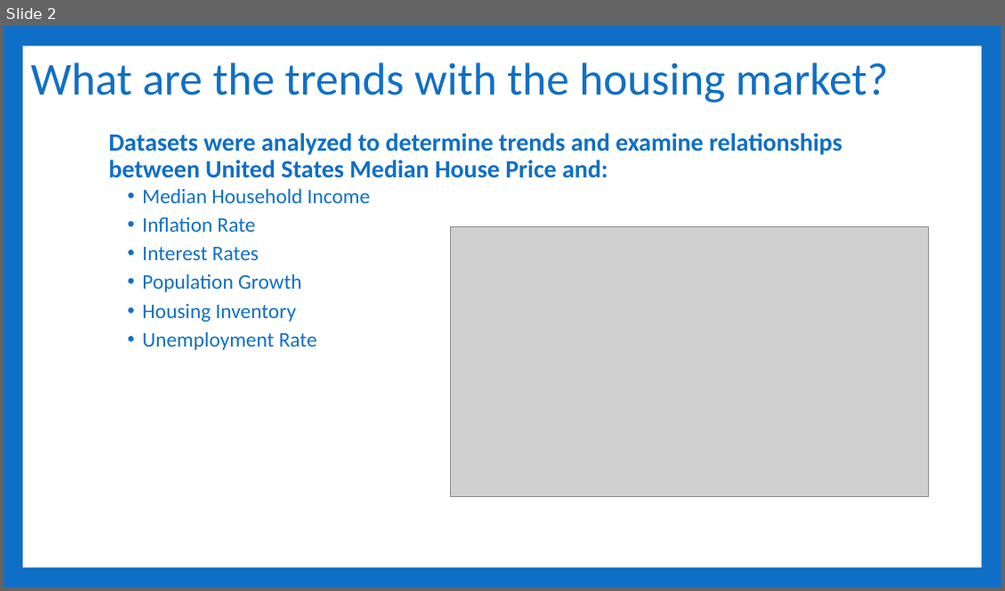
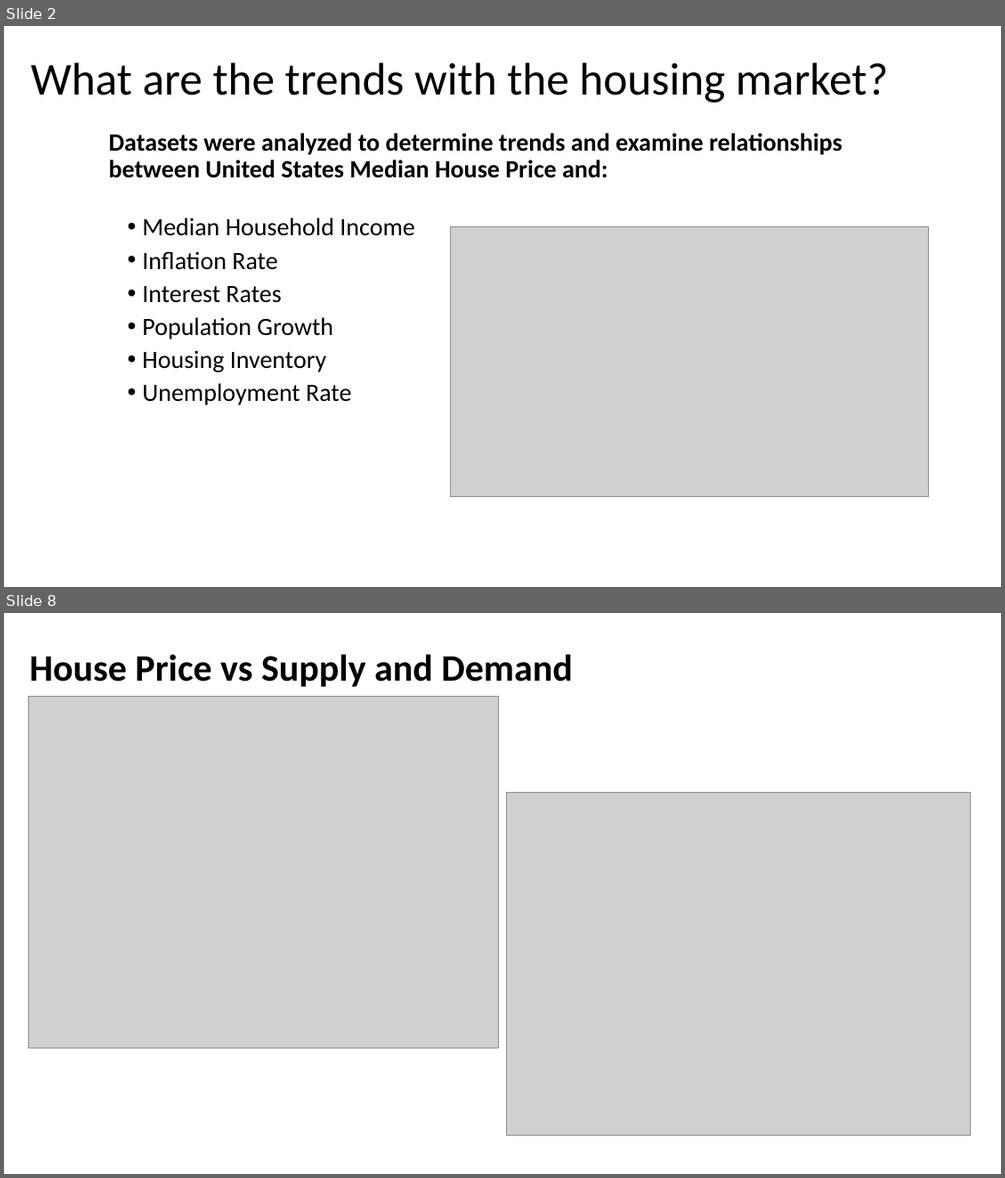
Before and after one commit to Sethdcarter/group8_data_project_1, a slide deck: Presentation/Project-1_Group-8_Presentation-US_Housing_Market.pptx. Shown one above the other, each under a label of ours: slide 2 before the commit, slides 2 and 8 after it; the slides between them are not shown. The pictures are 1005x591 and 1005x1178 pixels, drawn with LibreOffice and Linux fonts; fonts in the diff are those of the drawing; grey boxes stand for pictures. Boxes give left, top, right and bottom in pixels: in the first picture for what was removed or moved away, otherwise in the second. Text is boxed around its words. In the diff, an @@ line names an element or a change of style, - is before the commit and + after.

```diff
--- a/Presentation/Project-1_Group-8_Presentation-US_Housing_Market.pptx
+++ b/Presentation/Project-1_Group-8_Presentation-US_Housing_Market.pptx
@@ slide 8 added at [4,613,1001,1174], background #FFFFFF @@
@@ title added at [30,654,572,687], 36 pt, text #000000, bold @@
+House Price vs Supply and Demand
@@ picture added at [29,696,498,1048] @@
@@ picture added at [507,792,970,1135] @@
@@ slide 2 changed as well @@
@@ background #0F6FC6 to #FFFFFF @@
@@ rectangle removed at [23,46,981,567] @@
@@ title "What are the trends with ..." at [31,62,888,103]: text colour #0F6FC6 to #000000 @@
@@ text "Datasets were analyzed to determine ..." at [109,133,842,405]: text colour #0F6FC6 to #000000; size 20 to 24 pt in "Median Household Income", "Inflation Rate", "Interest Rates", "Population Growth" and 2 more places @@
```
Also in this commit, not shown: 5 other slides changed, 3 other slides added, 1 slide removed.
